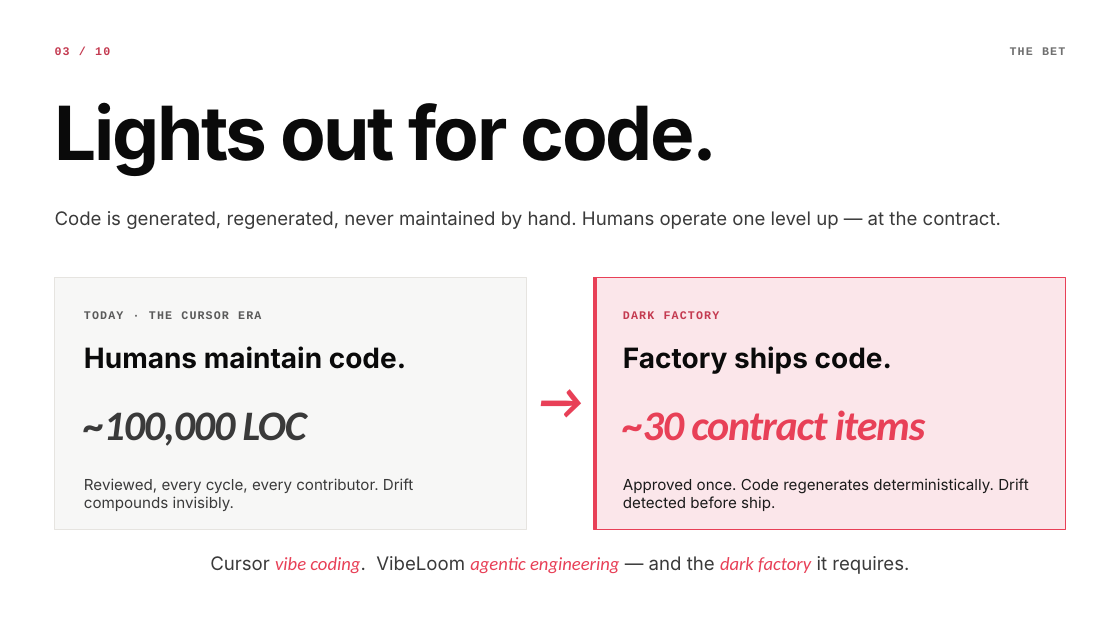
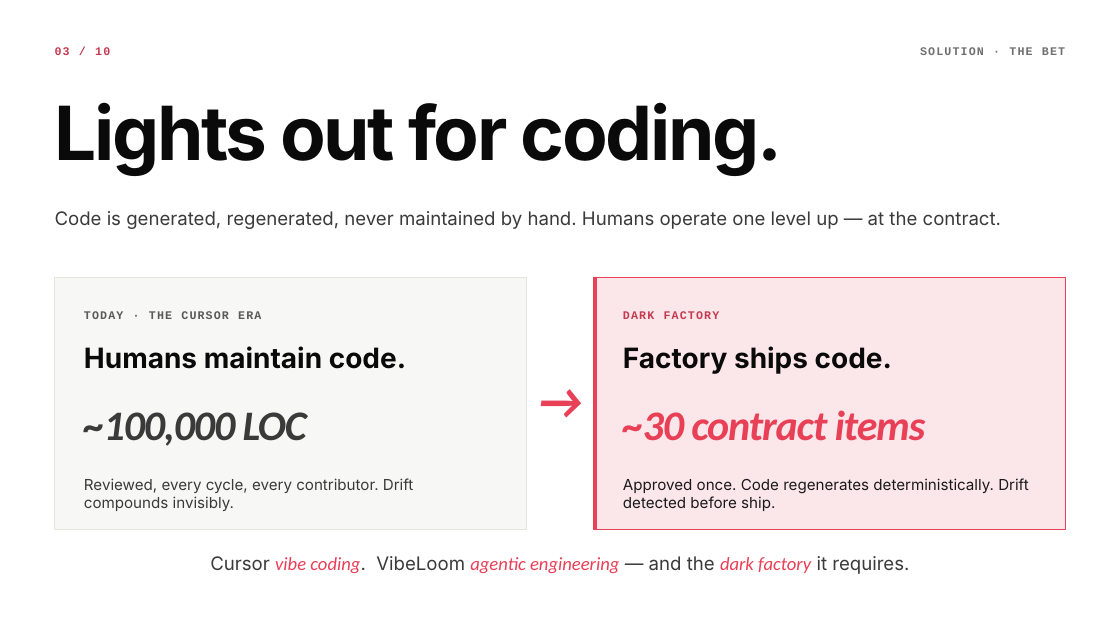
Before and after one commit to dahans-msft2/vibeloom-copilot-cli, a slide deck: slide 3 of v03/pitch-deck.pptx. Drawn at 1120x630 pixels with LibreOffice and Linux fonts; fonts in the diff are those of the drawing. Boxes give left, top, right and bottom in pixels: in the first picture for what was removed or moved away, otherwise in the second. Text is boxed around its words. In the diff, an @@ line names an element or a change of style, - is before the commit and + after.

```diff
--- a/v03/pitch-deck.pptx
+++ b/v03/pitch-deck.pptx
@@ text at <box>920,47,1065,55</box>: text changed @@
-THE BET
+SOLUTION · THE BET
@@ text at <box>55,102,782,175</box>: text changed @@
-Lights out for code.
+Lights out for coding.
```
Also in this commit, not shown: 6 other slides changed, 3 other files.
